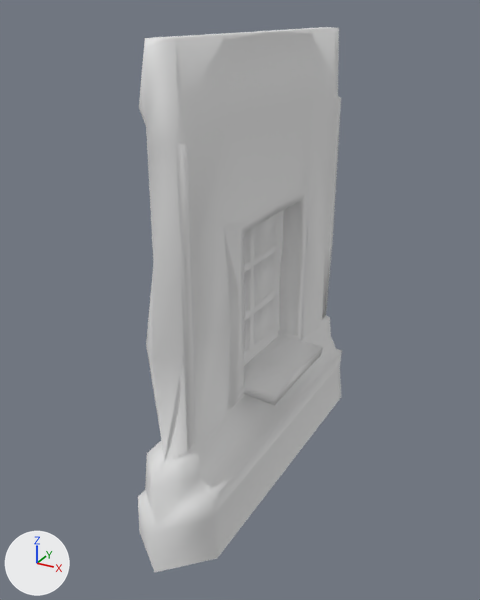
The glTF model client/assets/models/buildings/sections/wall_3_window_stone.glb, before and after one commit.
The view is the same before and after, from a 50 mm lens placed at (2.69, -5.27, 4.19), pointed at (-0.11, -0.19, 1.65). Lighting does not change. The marker at lower left points along +X, +Y and +Z. Vertices at the same position are counted once.

In view in the first picture: 'wall_3_window_stone'.
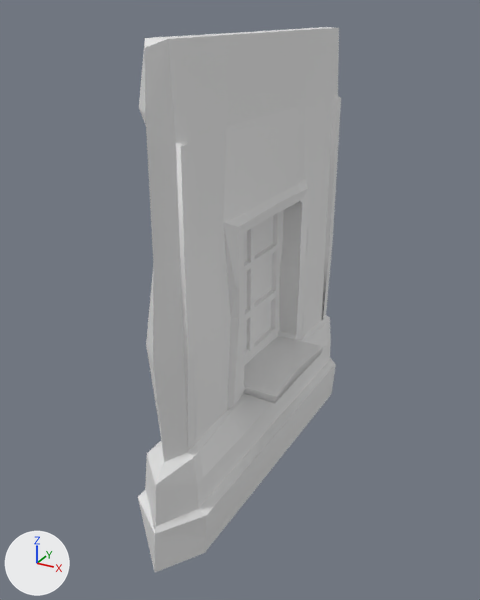
The change, as a list of edits to the scene's bpy script:
```text
Change me_grid_031:
    used by ob_wall_3_window_stone; location = (0.0, 0.0, 0.0)
    verts and faces of me_grid_031; kept vertices keep their numbers, new ones are numbered from 523
    before: 0 (0.09, -0.76, 4.01) at pixel (225, 34), 251 (0.07, -0.78, 3.35) at pixel (223, 127)
    before: 39 (0.09, 0.76, 4.01) at pixel (309, 29), 269 (0.07, 0.78, 3.35) at pixel (305, 104)
    remove me_grid_031.from_pydata(...)  # 523 vertices, 976 faces; spans x -0.47..0.47, y -1.88..1.88, z -0.21..4.01
    add me_grid_031.from_pydata(...)  # 507 vertices, 944 faces; spans x -0.47..0.47, y -1.88..1.88, z -0.21..4.01
    me_grid_031 part 1
    add verts[0] = (0.09, -0.71, 4.01)  # moved, pixel (229, 34)
    add verts[251] = (0.07, -0.72, 3.35)  # moved, pixel (227, 126)
    me_grid_031 part 2
    26 vertices are removed from x 0.09..0.46, y -0.57..0.57, z 0.43..0.91
    70 faces are deleted
    7 vertices in x 0.34, y -1.5..1.5, z 0.22 move by (-0.06, 0.0, -0.23)
    7 vertices in x 0.39, y -1.5..1.5, z -0.2 move by (-0.13, 0.0, 0.0)
    7 vertices in x -0.39, y -1.57..1.57, z -0.2 move by (0.07, 0.0, 0.0)
    6 vertices in x 0.36, y -1.5..1.5, z 0.43 move by (-0.07, 0.0, -0.2)
    6 vertices in x 0.21, y -1.5..1.5, z 0.6 move by (0.0, 0.0, -0.07)
    4 vertices in x 0.28, y -1.5..1.5, z 0.45 move by (-0.07, 0.0, -0.17)
    2 vertices move from x 0.28, y -1.4..1.4, z 0.45 to x 0.21, y -1.4..1.4, z 0.27
    10 vertices are added at x 0.11..0.46, y -0.56..0.56, z 0.23..0.89
    38 new faces join them
    me_grid_031 part 3
    add verts[39] = (0.09, 0.72, 4.01)  # moved, pixel (307, 29)
    add verts[269] = (0.07, 0.73, 3.35)  # moved, pixel (303, 104)
    me_grid_031 part 4: the surface is now shaded flat
```

Location of each change, [x1, y1, x2, y2] in pixels of the pictures (480 x 600 px; the box of a moved part takes in the faces that stretch with it):
'wall_3_window_stone', reshaped: before [138, 27, 342, 572]; after [138, 27, 341, 572]
part 1 of me_grid_031, moved or reshaped: [177, 32, 273, 251] in both
part 2 of me_grid_031, cut back: before [138, 339, 342, 572]; after [138, 339, 336, 572]
part 3 of me_grid_031, moved or reshaped: [266, 28, 336, 185] in both
